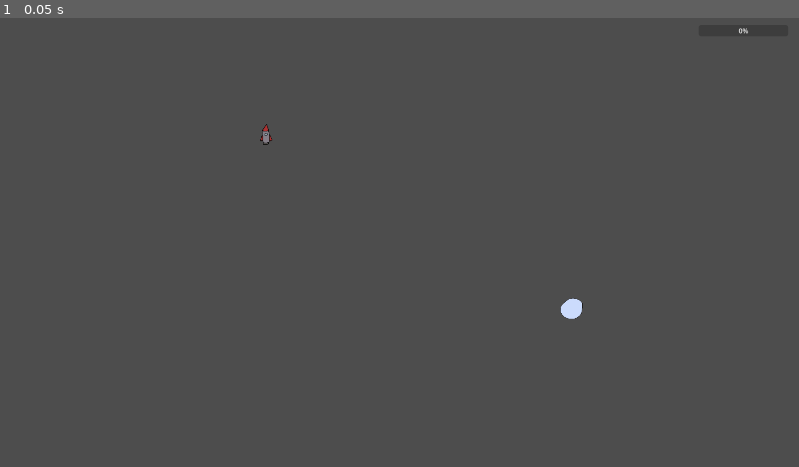
Above: before the commit, frame 1.
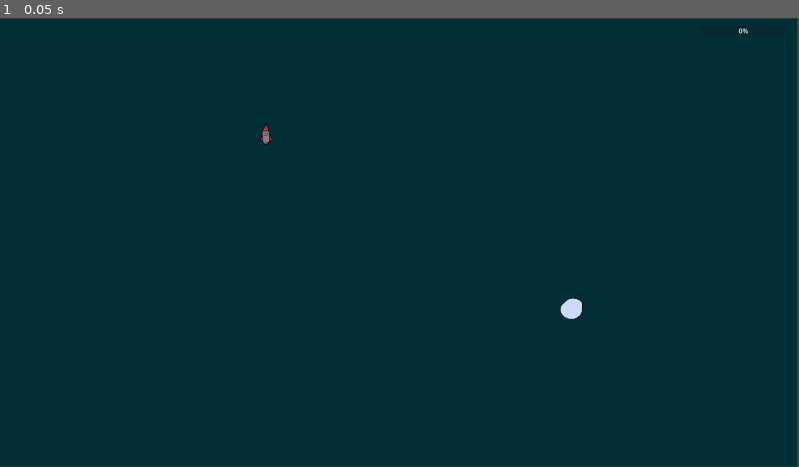
Above: after the commit, the same moment.

Repository: 7uk0/Hallow-Moon
Game: Godot game, scene res://scenes/r_solar_system.tscn
The game is run twice, just before and just after one commit, with the same random seed, the same clock (stepped at 60 frames per second) and the same inputs. Before the commit the project starts from res://r_solar_system.tscn.
Inputs:
- Up to frame 1 (0.05 s): no input

The runs differ from the first frame. In frame 1, 100% of the frame differs, in the area x 0-100%, y 0-100%.
Error after the commit: Parse Error: Unexpected identifier "onready" in class body. (res://scripts/UI/GUI/Fuel-UI.gd:11)

Commit message:
fuel gauge hookup failed spectacularly

Diff:
--- a/project.godot
+++ b/project.godot
@@ -1,17 +1,9 @@
-; Engine configuration file.
-; It's best edited using the editor UI and not directly,
-; since the parameters that go here are not all obvious.
-;
-; Format:
-;   [section] ; section goes between []
-;   param=value ; assign values to parameters
-
 config_version=5
 
 [application]
 
-config/name="Preload"
-run/main_scene="res://r_solar_system.tscn"
+config/name="Hollow-Moon"
+run/main_scene="res://scenes/r_solar_system.tscn"
 config/features=PackedStringArray("4.4", "GL Compatibility")
 config/icon="res://icon.svg"
 
--- a/r_solar_system.tscn
+++ /dev/null
@@ -1,47 +0,0 @@
-[gd_scene load_steps=4 format=3 uid="uid://c2t5vvtiqmefr"]
-
-[ext_resource type="Script" uid="uid://bmfaj1anxmcqi" path="res://scripts/o_bebop.gd" id="1_wckks"]
-[ext_resource type="Texture2D" uid="uid://b6y7agfretl08" path="res://assets/ship.png" id="2_08h7p"]
-[ext_resource type="Texture2D" uid="uid://dxli4mxokui6p" path="res://assets/sThoth.png" id="3_08h7p"]
-
-[node name="rSolarSystem" type="Node2D"]
-
-[node name="spBebop" type="Sprite2D" parent="."]
-position = Vector2(641, 282)
-texture = ExtResource("2_08h7p")
-script = ExtResource("1_wckks")
-
-[node name="System-Objects" type="Node2D" parent="."]
-position = Vector2(-1, -1)
-
-[node name="Thoth" type="Sprite2D" parent="System-Objects"]
-position = Vector2(1373, 702)
-scale = Vector2(0.614583, 0.614583)
-texture = ExtResource("3_08h7p")
-
-[node name="Gas-Giant" type="Sprite2D" parent="System-Objects"]
-
-[node name="X" type="Sprite2D" parent="System-Objects"]
-
-[node name="Y" type="Sprite2D" parent="System-Objects"]
-
-[node name="Star" type="Sprite2D" parent="System-Objects"]
-
-[node name="UI" type="CanvasLayer" parent="System-Objects"]
-
-[node name="Fuel" type="ProgressBar" parent="System-Objects/UI"]
-offset_left = 1679.0
-offset_top = 17.0
-offset_right = 1894.0
-offset_bottom = 44.0
-
-[node name="Star-date" type="Label" parent="System-Objects/UI"]
-anchors_preset = -1
-anchor_left = 0.064
-anchor_top = 0.022
-anchor_right = 0.064
-anchor_bottom = 0.022
-offset_left = -353.88
-offset_top = 80.24
-offset_right = -313.88
-offset_bottom = 103.24
--- a/scenes/objects/oSquib.tscn
+++ b/scenes/objects/oSquib.tscn
@@ -1,6 +1,6 @@
 [gd_scene load_steps=8 format=3 uid="uid://bqttnwadvc2c2"]
 
-[ext_resource type="Script" uid="uid://dh4bjjlj6kvau" path="res://scripts/o_squib.gd" id="1_j3wg4"]
+[ext_resource type="Script" uid="uid://dh4bjjlj6kvau" path="res://scripts/Thoth-Life/o_squib.gd" id="1_j3wg4"]
 [ext_resource type="Texture2D" uid="uid://bxen8uwpw08r3" path="res://assets/sSquib.png" id="2_rxaow"]
 
 [sub_resource type="AtlasTexture" id="AtlasTexture_xis5k"]
--- /dev/null
+++ b/scenes/r_solar_system.tscn
@@ -0,0 +1,55 @@
+[gd_scene load_steps=5 format=3 uid="uid://c2t5vvtiqmefr"]
+
+[ext_resource type="Texture2D" uid="uid://b6y7agfretl08" path="res://assets/ship.png" id="1_p4cpr"]
+[ext_resource type="Script" uid="uid://bmfaj1anxmcqi" path="res://scripts/Player/o_bebop.gd" id="2_ouf4w"]
+[ext_resource type="Texture2D" uid="uid://dxli4mxokui6p" path="res://assets/sThoth.png" id="3_mky66"]
+[ext_resource type="Script" uid="uid://gr1mxup6r0w4" path="res://scripts/UI/GUI/Fuel-UI.gd" id="4_ouf4w"]
+
+[node name="rSolarSystem" type="Node2D"]
+
+[node name="UI" type="CanvasLayer" parent="."]
+
+[node name="Fuel" type="ProgressBar" parent="UI"]
+offset_left = 1679.0
+offset_top = 17.0
+offset_right = 1894.0
+offset_bottom = 44.0
+script = ExtResource("4_ouf4w")
+
+[node name="Star-date" type="Label" parent="UI"]
+anchors_preset = -1
+anchor_left = 0.064
+anchor_top = 0.022
+anchor_right = 0.064
+anchor_bottom = 0.022
+offset_left = -353.88
+offset_top = 80.24
+offset_right = -313.88
+offset_bottom = 103.24
+
+[node name="Way-Out" type="ColorRect" parent="."]
+offset_top = 1.0
+offset_right = 1917.0
+offset_bottom = 1079.0
+color = Color(0.00262236, 0.187307, 0.21173, 1)
+
+[node name="spBebop" type="Sprite2D" parent="."]
+position = Vector2(641, 282)
+texture = ExtResource("1_p4cpr")
+script = ExtResource("2_ouf4w")
+
+[node name="SystemObjects" type="Node2D" parent="."]
+position = Vector2(-1, -1)
+
+[node name="Thoth" type="Sprite2D" parent="SystemObjects"]
+position = Vector2(1373, 702)
+scale = Vector2(0.614583, 0.614583)
+texture = ExtResource("3_mky66")
+
+[node name="Gas-Giant" type="Sprite2D" parent="SystemObjects"]
+
+[node name="X" type="Sprite2D" parent="SystemObjects"]
+
+[node name="Y" type="Sprite2D" parent="SystemObjects"]
+
+[node name="Star" type="Sprite2D" parent="SystemObjects"]
--- a/scripts/UI.gd
+++ /dev/null
@@ -1,47 +0,0 @@
-extends Node2D
-
-@onready var ship           = $Ship
-@onready var fuel_bar       = $UI/FuelBar
-@onready var stardate_label = $UI/StarDateLabel
-
-# — Gameplay Variables —
-const MAX_FUEL := 100.0
-const FUEL_CONSUMPTION_RATE := 5.0  # per second while moving
-const SHIP_SPEED := 30.0            # movement speed
-const TIME_SPEED := 1.0             # how fast time progresses
-
-var fuel := MAX_FUEL
-var stardate := 41000.0
-
-func _ready() -> void:
-	fuel_bar.min_value = 0
-	fuel_bar.max_value = MAX_FUEL
-	update_ui()
-
-func _process(delta: float) -> void:
-	var direction := Vector2.ZERO
-
-	# Movement input
-	if Input.is_action_pressed("move_up"):
-		direction.y -= 1
-	if Input.is_action_pressed("move_down"):
-		direction.y += 1
-	if Input.is_action_pressed("move_right"):
-		direction.x += 1
-	if Input.is_action_pressed("move_left"):
-		direction.x -= 1
-
-	if direction != Vector2.ZERO and fuel > 0:
-		direction = direction.normalized()
-		ship.position += direction * SHIP_SPEED * delta
-		fuel = max(fuel - FUEL_CONSUMPTION_RATE * delta, 0)
-
-	# Time progresses regardless of movement
-	stardate += TIME_SPEED * delta
-
-	update_ui()
-
-
-func update_ui() -> void:
-	fuel_bar.value = fuel
-	stardate_label.text = "STAR DATE: %.2f\nFUEL: %.1f%%" % [stardate, fuel]
--- /dev/null
+++ b/scripts/UI/GUI/Fuel-UI.gd
@@ -0,0 +1,31 @@
+extends Node2D   # Or whatever your root/ship node is
+
+# ——— Constants ———
+const MAX_FUEL := 100.0
+const FUEL_CONSUMPTION_RATE := 10.0  # fuel units drained per second
+
+# ——— State ———
+var fuel := MAX_FUEL
+
+# ——— Node References ———
+onready var fuel_bar := $RSolarSystem/UI/FuelBar # ← Make sure this path matches your scene tree
+
+func _ready() -> void:
+	# Initialize your bar’s range
+	fuel_bar.min_value = 0
+	fuel_bar.max_value = MAX_FUEL
+	fuel_bar.value = fuel
+
+func _process(delta: float) -> void:
+	# Simulate movement input (your real inputs go here)
+	var moving := Input.is_action_pressed("move_up") \
+				or Input.is_action_pressed("move_down") \
+				or Input.is_action_pressed("move_left") \
+				or Input.is_action_pressed("move_right")
+
+	# Drain fuel if we’re actually moving
+	if moving and fuel > 0:
+		fuel = max(fuel - FUEL_CONSUMPTION_RATE * delta, 0)
+
+	# Update the visual gauge every frame
+	fuel_bar.value = fuel
Renamed: scripts/o_bebop.gd -> scripts/Player/o_bebop.gd
Renamed: scripts/o_bebop.gd.uid -> scripts/Player/o_bebop.gd.uid
Renamed: scripts/o_squib.gd -> scripts/Thoth-Life/o_squib.gd
Renamed: scripts/o_squib.gd.uid -> scripts/Thoth-Life/o_squib.gd.uid
Not shown, removed: scripts/UI.gd.uid
Not shown, added: scripts/UI/GUI/Fuel-UI.gd.uid
